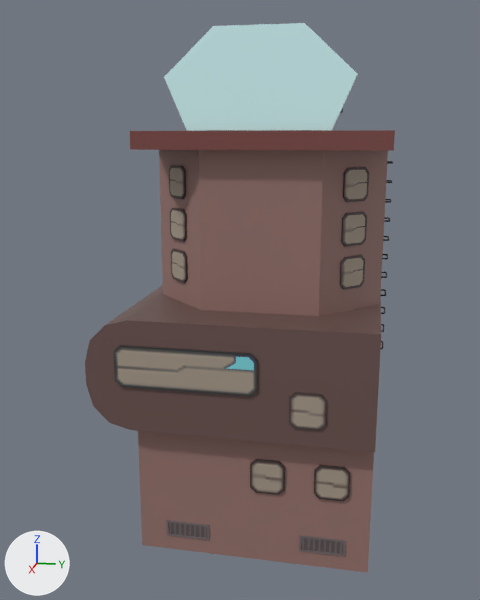
What one commit did to the FBX model Assets/Models/Crossing/Crossing_Buildings/Individual_Buildings/West_House_03.fbx.
Rendered twice from a camera (50 mm lens) standing at (-0.79, -0.665, 0.318) and looking at (-1.339, -0.775, 0.18). Every picture has the same lights, and +X, +Y and +Z are marked at lower left. Where no turn or scale is listed for an object, it has been applied to the vertices.

Objects in the first picture: 'West_House_03'.
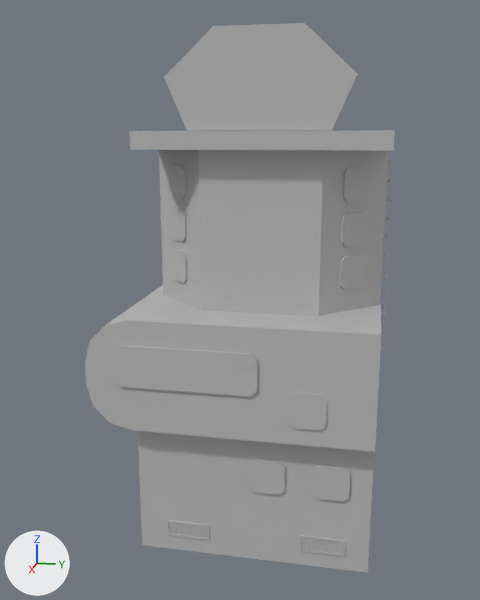
Scene script edits in JSON lines:
```json
{"op": "add", "block": "mat_environment_02", "code": ["mat_environment_02 = principled_material('Environment_02')", "mat_environment_02.base_color = (0.5, 0.5, 0.5)  # grey #bcbcbc"]}
{"block": "me_mesh", "where": "me_mesh.from_pydata(...)  # 843 vertices, 698 faces; spans x -0.122..0.122, y -0.108..0.108, z -0.195..0.195"}
{"block": "me_mesh", "where": "# used by ob_west_house_03; location = (-1.346, -0.7605, 0.1953)"}
{"block": "me_mesh", "change": "me_mesh part 1: all 682 faces that had it switch from mat_flatcolorbase6 (picture img_plaza_07_diffuse_jpg) to mat_environment_02 (grey #bcbcbc)"}
{"block": "me_mesh", "change": "me_mesh part 2: all 16 faces that had it switch from mat_light_illuminate6 (picture img_lights_jpg) to mat_environment_02 (grey #bcbcbc)"}
```

Boxes [x1, y1, x2, y2] around the edits, measured in the pictures (480 x 600 px):
```json
{"part": 1, "of": "me_mesh", "change": "recoloured", "before": [85, 108, 395, 573], "after": [85, 108, 395, 573], "on screen": "brown to grey"}
{"part": 2, "of": "me_mesh", "change": "recoloured", "before": [164, 23, 358, 370], "after": [164, 23, 358, 370]}
```
